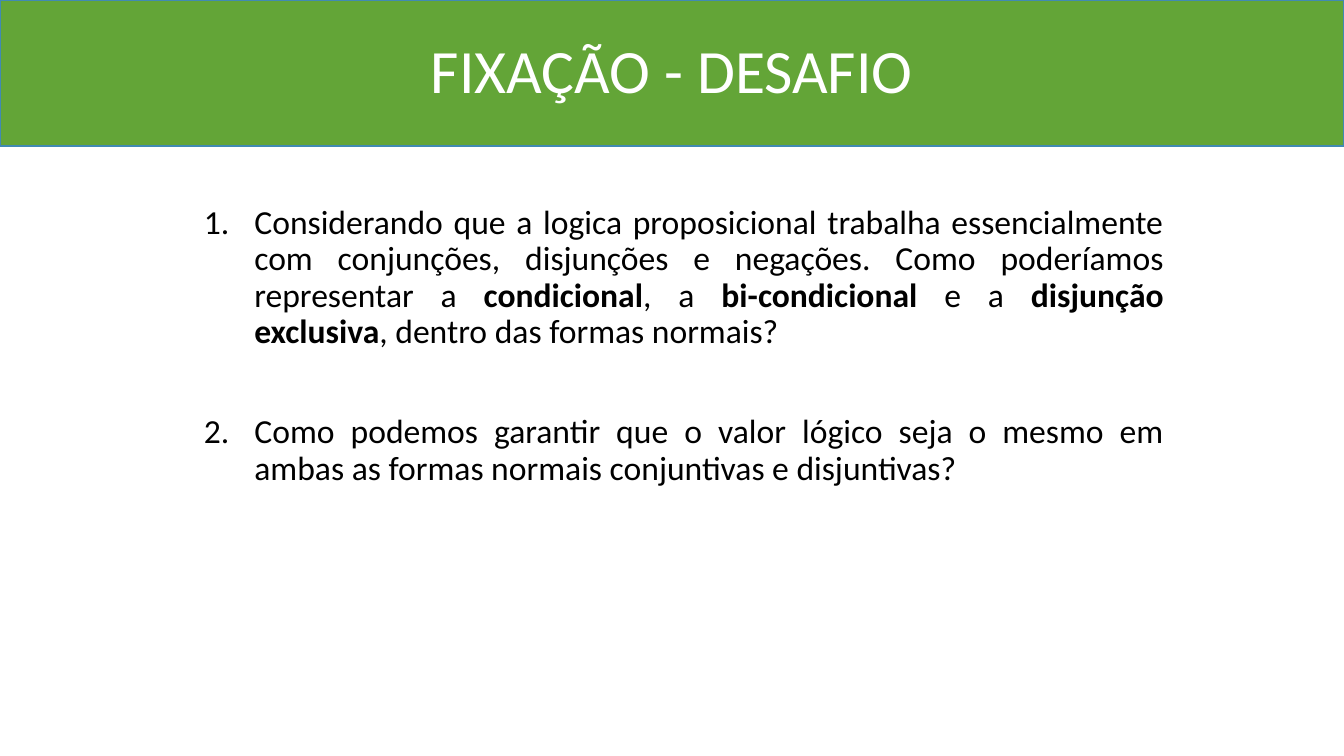
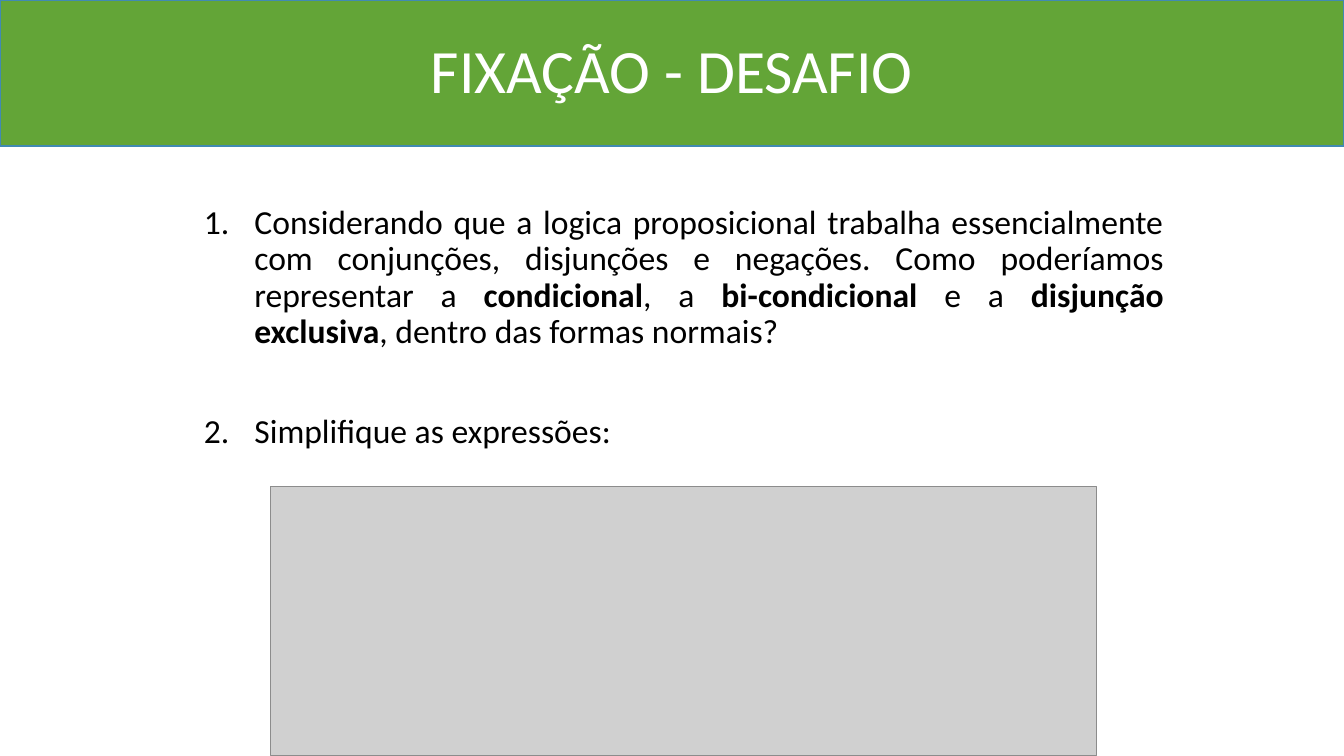
Before and after one commit to Marcio-Salmazo/Aulas, a slide deck: slide 46 of UNIUBE-MD/Teoria_MD.pptx (slide 36 before the commit). Drawn at 1344x756 pixels with LibreOffice and Linux fonts; fonts in the diff are those of the drawing; grey boxes stand for pictures. Boxes give left, top, right and bottom in pixels: in the first picture for what was removed or moved away, otherwise in the second. Text is boxed around its words. In the diff, an @@ line names an element or a change of style, - is before the commit and + after.

```diff
--- a/UNIUBE-MD/Teoria_MD.pptx
+++ b/UNIUBE-MD/Teoria_MD.pptx
@@ text at [254, 419, 611, 449]: text changed @@
-2. Como podemos garantir que o valor lógico seja o mesmo em ambas as formas normais conjuntivas e disjuntivas?
+2. Simplifique as expressões:
@@ picture added at [271, 487, 1098, 756] @@
```
Also in this commit, not shown: 1 slide added, 1 slide removed, 1 other file.
